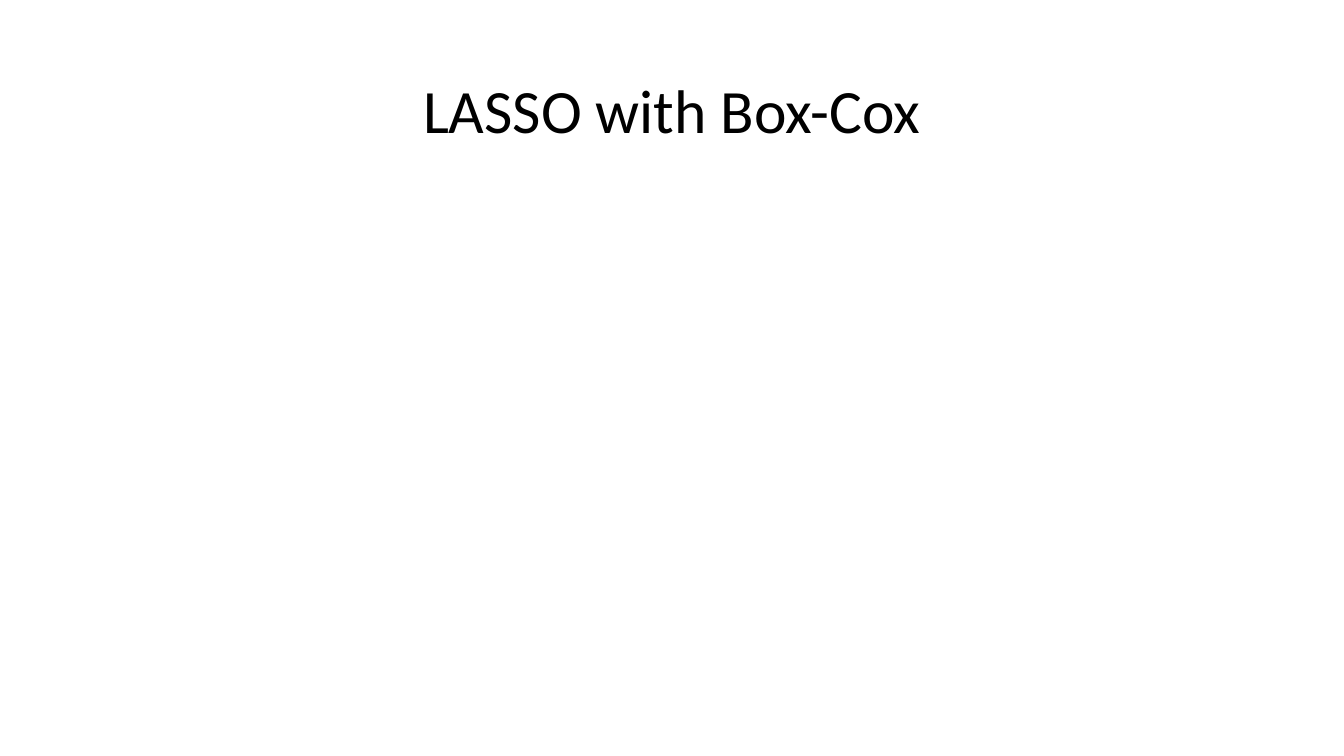
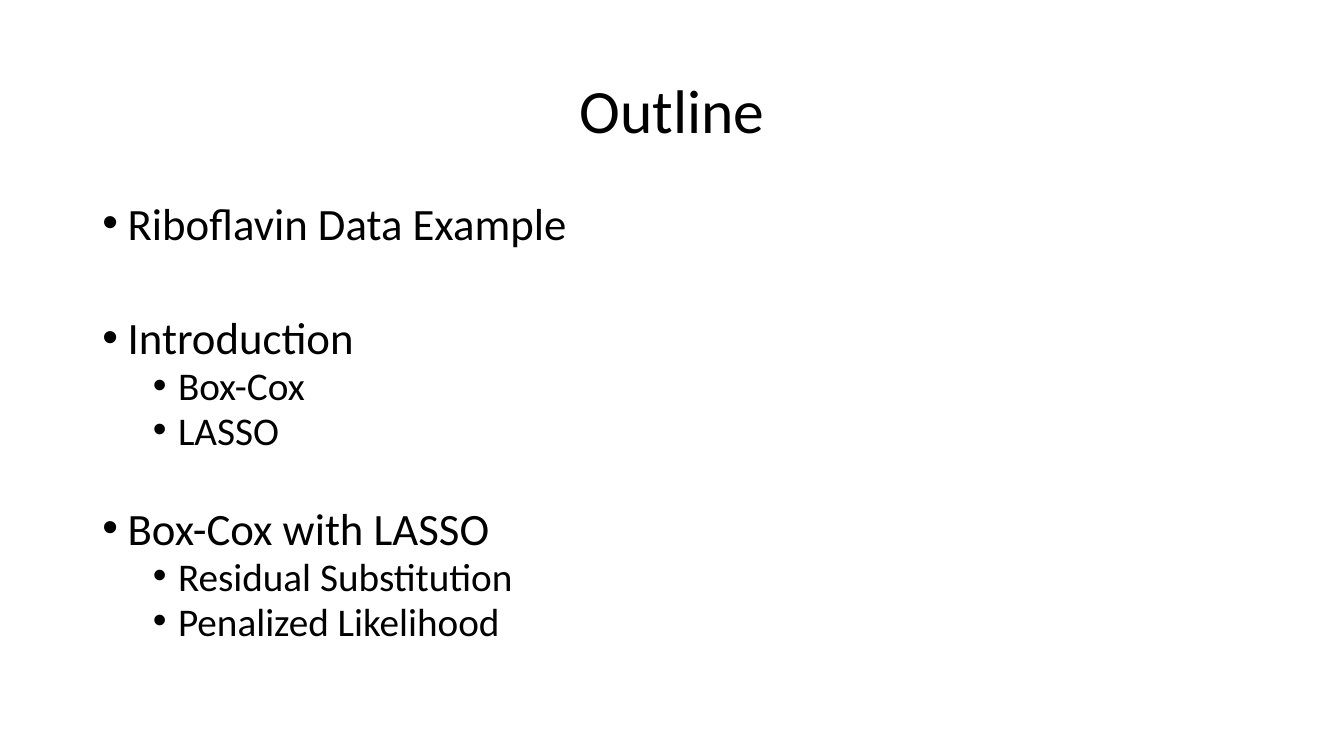
Before and after one commit to wruth1/HD_Box-Cox, a slide deck: slide 2 of Presentations/JSM 2020.pptx (slide 16 before the commit). Drawn at 1344x756 pixels with LibreOffice and Linux fonts; fonts in the diff are those of the drawing; grey boxes stand for pictures. Boxes give left, top, right and bottom in pixels: in the first picture for what was removed or moved away, otherwise in the second. Text is boxed around its words. In the diff, an @@ line names an element or a change of style, - is before the commit and + after.

```diff
--- a/Presentations/JSM 2020.pptx
+++ b/Presentations/JSM 2020.pptx
@@ title at (579,90,764,134): text changed @@
-LASSO with Box-Cox
+Outline
@@ text added at (128,209,567,637), 28 pt, text #000000 @@
+• Riboflavin Data Example
+• Introduction
+  • Box-Cox
+  • LASSO
+• Box-Cox with LASSO
+  • Residual Substitution
+  • Penalized Likelihood
```
Also in this commit, not shown: 3 other slides changed, 12 slides added, 3 slides removed, 12 other files.
